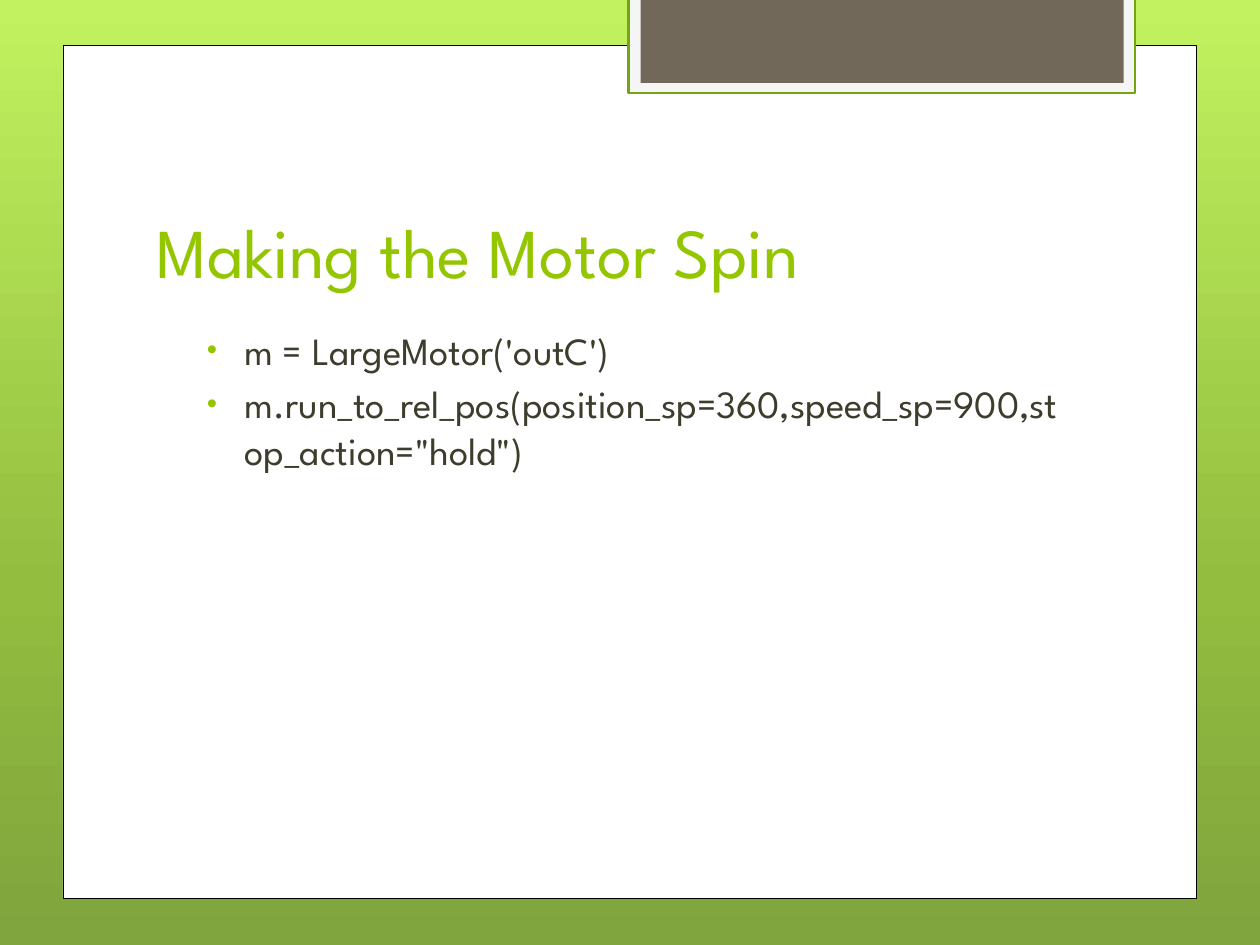
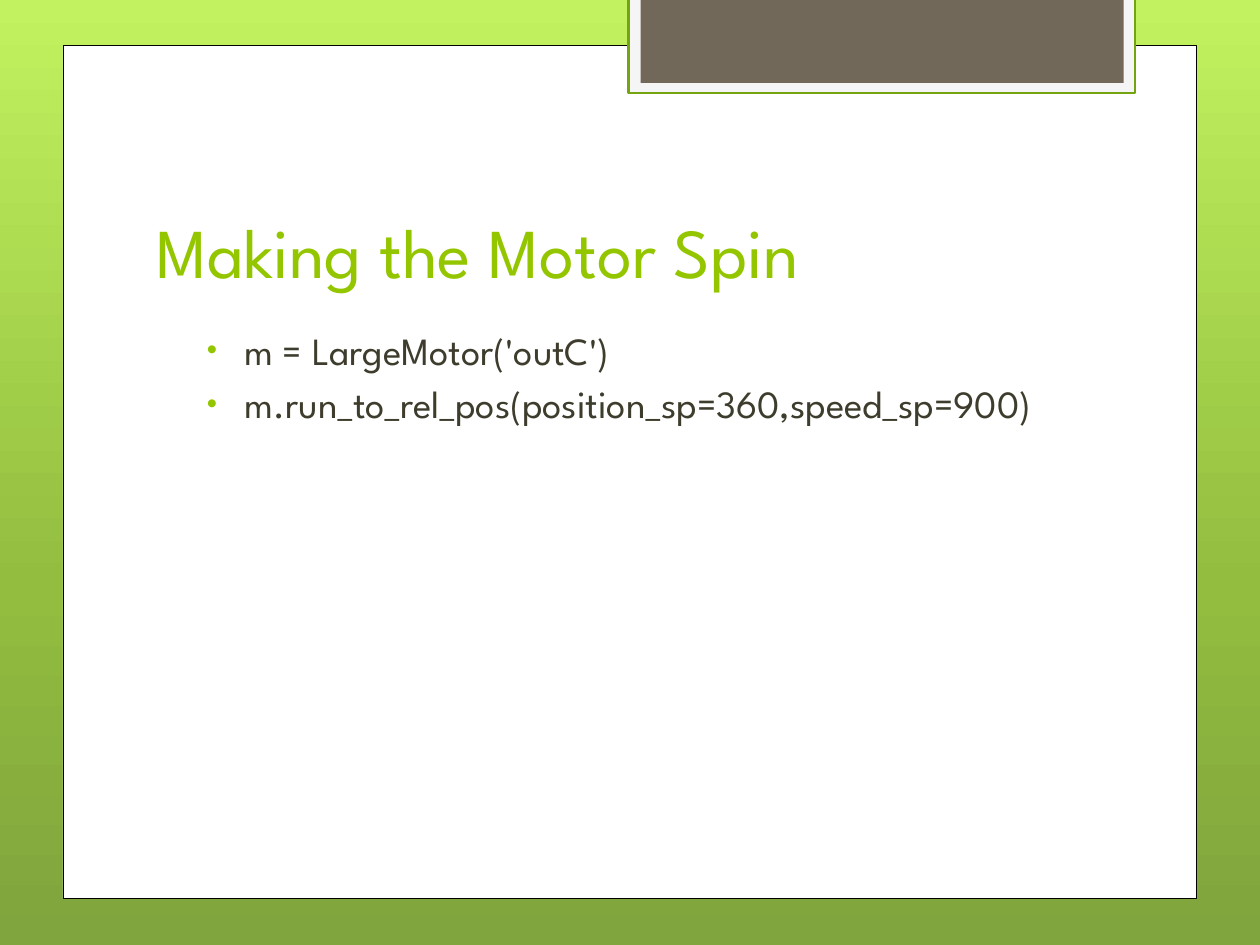
Before and after one commit to drahmel/el-segundo-girl-scouts-robotics-2017, a slide deck: slide 4 of meeting-3-conditionals-motor/Girl Scouts LEGO Robotics - Meeting 3 - Conditionals.pptx (slide 3 before the commit). Drawn at 1260x945 pixels with LibreOffice and Linux fonts; fonts in the diff are those of the drawing; background and template pictures are left out. Boxes give left, top, right and bottom in pixels: in the first picture for what was removed or moved away, otherwise in the second. Text is boxed around its words. In the diff, an @@ line names an element or a change of style, - is before the commit and + after.

```diff
--- a/meeting-3-conditionals-motor/Girl Scouts LEGO Robotics - Meeting 3 - Conditionals.pptx
+++ b/meeting-3-conditionals-motor/Girl Scouts LEGO Robotics - Meeting 3 - Conditionals.pptx
@@ text at (245,391,1031,426): text changed @@
-  • m.run_to_rel_pos(position_sp=360,speed_sp=900,stop_action="hold")
+  • m.run_to_rel_pos(position_sp=360,speed_sp=900)
```
Also in this commit, not shown: 1 other slide changed, 1 slide added, 2 other files.
